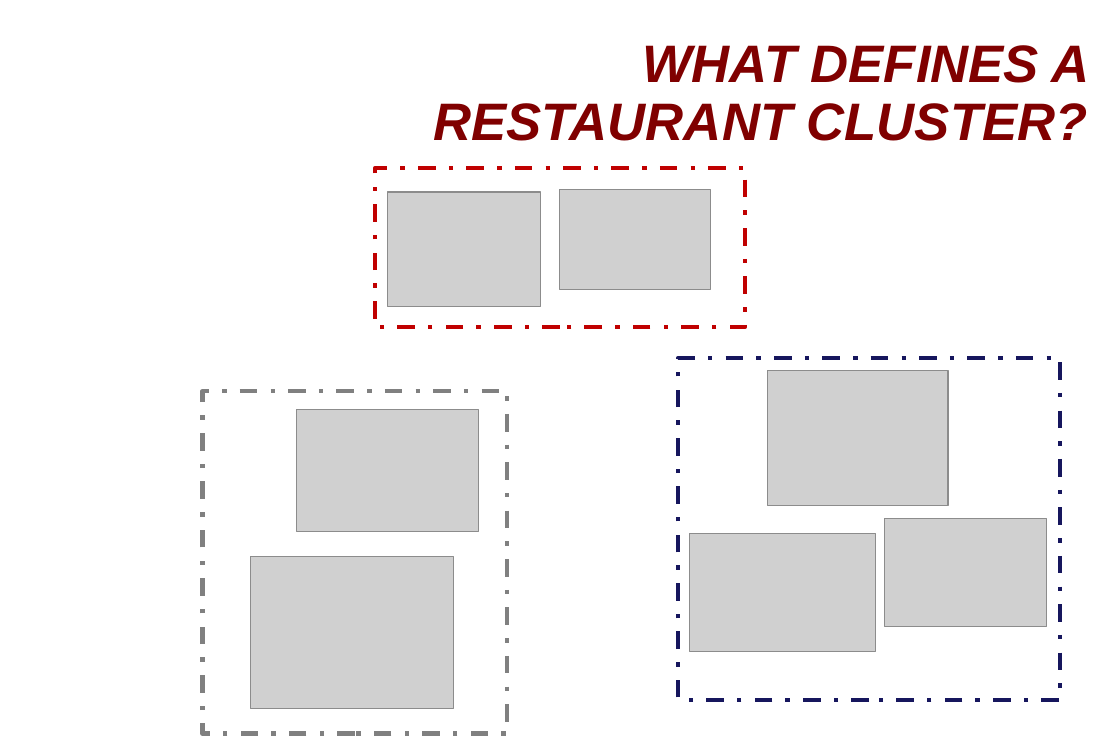
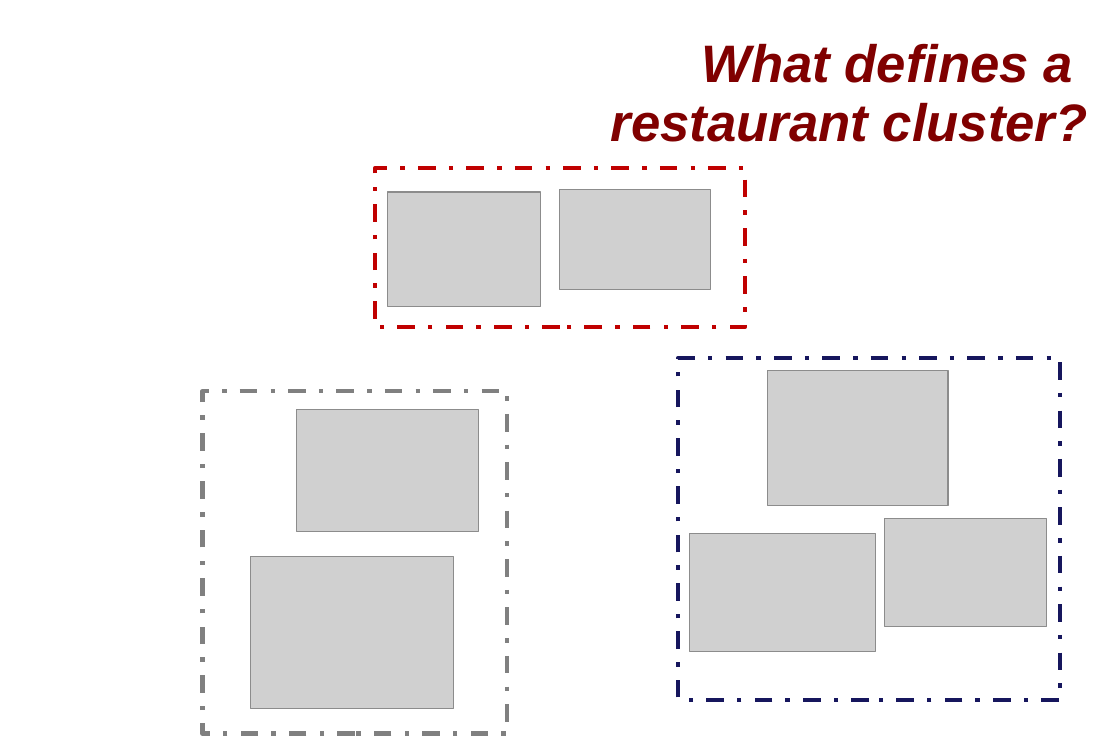
Before and after one commit to chylu/cs123-yelp-project, a slide deck: slide 8 of proposal_presentation.ppt. Drawn at 1120x747 pixels with LibreOffice and Linux fonts; fonts in the diff are those of the drawing; grey boxes stand for pictures; background and template pictures are left out. Boxes give left, top, right and bottom in pixels: in the first picture for what was removed or moved away, otherwise in the second. Text is boxed around its words. In the diff, an @@ line names an element or a change of style, - is before the commit and + after.

```diff
--- a/proposal_presentation.ppt
+++ b/proposal_presentation.ppt
@@ text at [611,43,1088,142]: text changed @@
-WHAT DEFINES A RESTAURANT CLUSTER?
+What defines a
+restaurant cluster?
```
Also in this commit, not shown: 6 other slides changed, 1 slide added, 1 slide removed.
